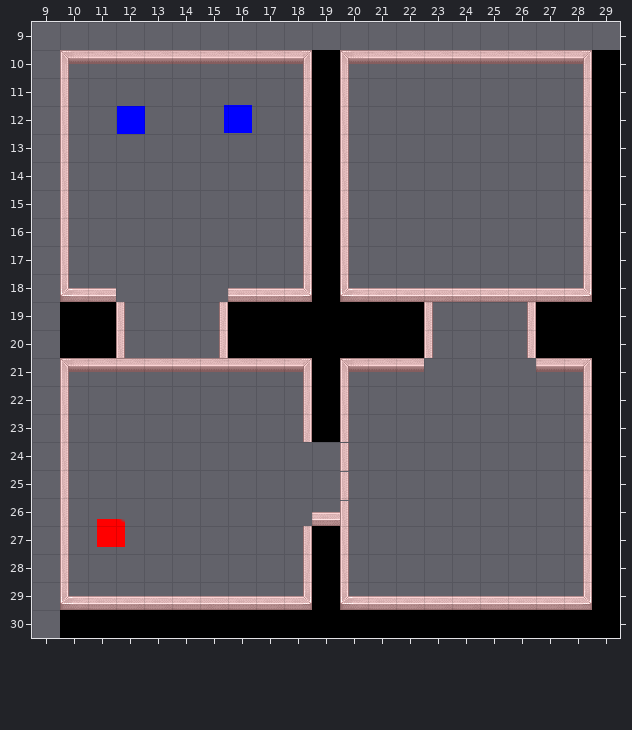
An edit to a level. Tiled map, tilesets/level1.tmx. The picture above is the old version.
Cells are 32x32 px. Shown: x 9..29, y 9..30. Not drawn, because the pictures are missing: unchanged layer "floor".
New version:
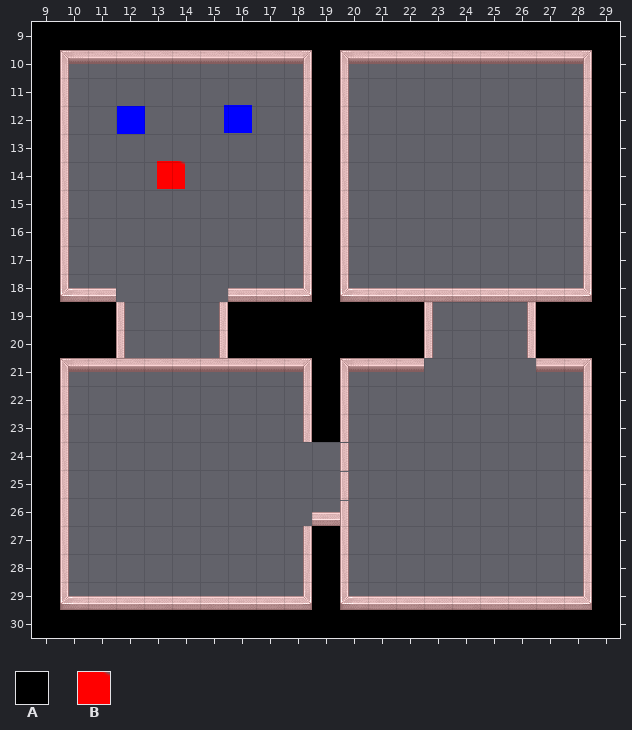
Key: from "collide": A 1; from "markers": B 2.
_ is an empty cell.
Objects are placed by their top-left corner, in cells (3,4 is the top-left corner of cell 3,4); size is 1x1 cell unless given.
Change:
Changed rows in their new state; . is an unchanged cell.
Layer "collide":
first column x 9:
 9 AAAAAAAAAAAAAAAAAAAAA
10 A....................
11 A....................
12 A....................
13 A....................
14 A....................
15 A....................
16 A....................
17 A....................
18 A....................
19 A....................
20 A....................
21 A....................
22 A....................
23 A....................
24 A....................
25 A....................
26 A....................
27 A....................
28 A....................
29 A....................
30 A....................
Layer "markers":
changed: B at 11.3,26.8 -> B at 13.5,14
Changed places in both pictures, as pixel boxes (x1, y1, x2, y2):
changed: (32, 22, 620, 638)
